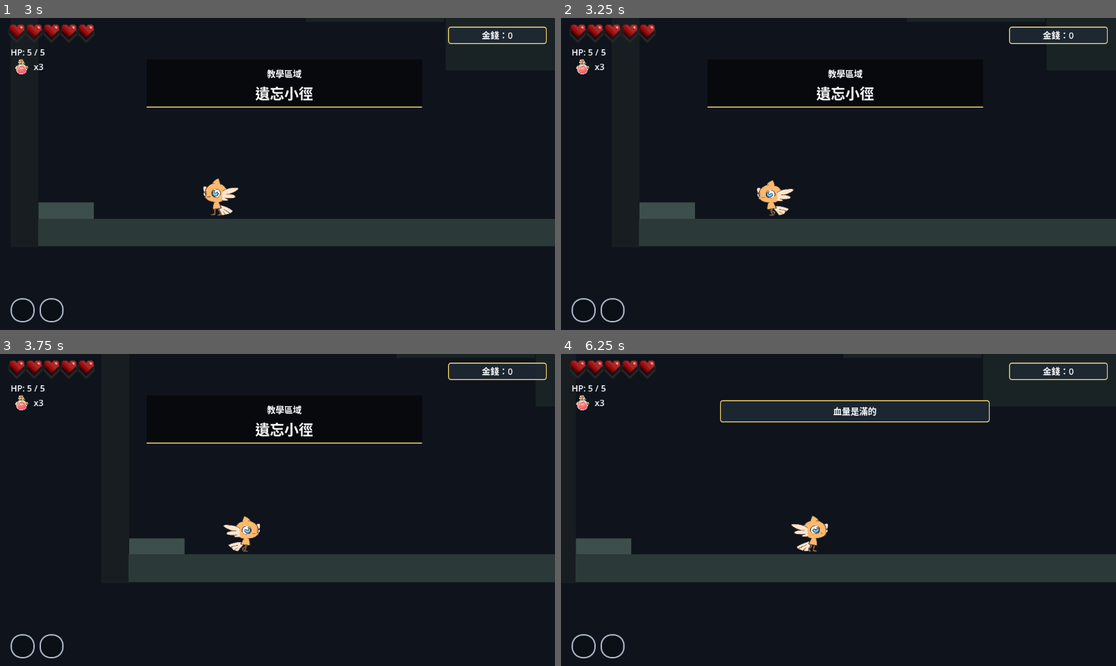
Above: before the commit, frames 1-4 (two rows, left to right).
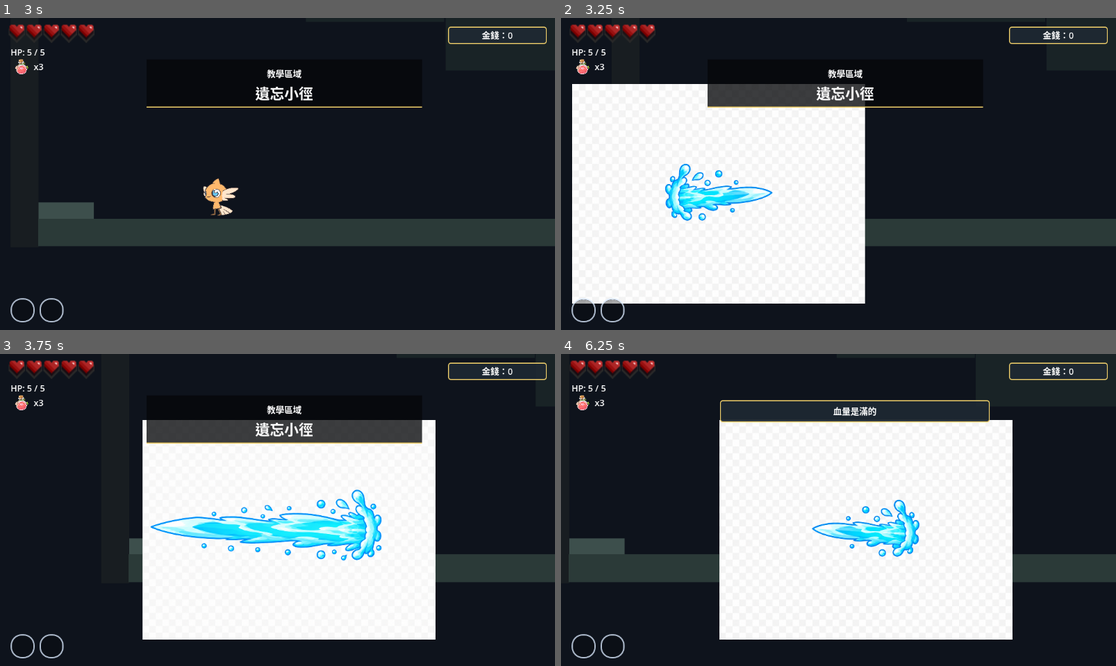
Above: after the commit, the same moments.

Repository: Yiping-01/godot-small
Game: Godot game, scene res://scenes/intro.tscn
Two runs of this game, one before a commit and one after it. Both use one fixed random seed, a clock stepped at 60 frames per second and the inputs below. Video files are missing from this copy of the repository; at most half a second of black plays in their place. Sound files missing from this copy of the repository are replaced by a short silence.
Inputs (mouse positions are in pixels of both pictures, inside the frame that each line leads up to):
- Up to frame 1 (3 s): tap Enter (ui_accept) at 0.5, 2.3 s; move the mouse to (399, 158) at 0.52 s; hold D (move_right) 0.53-1.25 s; tap X (attack) at 0.6 s; tap Z (jump) at 0.77, 2.27 s; tap C (dash) at 0.8, 2.1 s; click "開始新篇章" at 1.25 s; move the mouse to (166, 189) at 2.02 s; hold D (move_right) 2.03-2.78 s; move the mouse to (333, 105) at 2.77 s; hold A (move_left) from 2.78 s (still down); hold Enter (ui_accept) from 2.78 s (still down)
- Up to frame 2 (3.25 s): keep holding A (move_left); keep holding Enter (ui_accept); tap F (far_attack, bound only after the commit) at 3.05 s
- Up to frame 3 (3.75 s): move the mouse to (249, 572) at 3.52 s; release A (move_left) at 3.53 s; release Enter (ui_accept) at 3.53 s; hold D (move_right) from 3.53 s (still down); tap F (far_attack, bound only after the commit) at 3.6 s
- Up to frame 4 (6.25 s): tap Z (jump) at 3.77, 4.52, 5.27 s; tap X (attack) at 3.8, 4.35 s; move the mouse to (1005, 556) at 4.27 s; tap C (dash) at 4.55, 5.1 s; move the mouse to (672, 463) at 5.02 s; release D (move_right) at 5.03 s; hold A (move_left) 5.03-5.78 s; tap Enter (ui_accept) at 5.3 s; move the mouse to (866, 510) at 5.77 s; hold D (move_right) from 5.78 s (still down); hold E (interact) from 5.78 s (still down); tap F (far_attack, bound only after the commit) at 6.05 s

Frame 1 is identical in both runs. In frame 2, 37% of the frame differs, in the area x 2-55%, y 21-92%; in frame 3, 37%; in frame 4, 37%, in the area x 1-82%, y 21-92%.

Commit message:
背景音樂

Diff:
--- a/main_menu.gd
+++ b/main_menu.gd
@@ -31,9 +31,11 @@
 
 	GameState.reset_demo_state()
 	GameState.clear_continue_scene()
+	_play_game_music()
 	get_tree().change_scene_to_file(GameState.DEFAULT_START_SCENE)
 
 func _on_continue_pressed():
+	_play_game_music()
 	get_tree().change_scene_to_file(GameState.prepare_continue_scene())
 
 func _on_quit_pressed():
@@ -52,3 +54,8 @@
 func _on_background_video_finished():
 	background_video.stream_position = 0.0
 	background_video.play()
+
+func _play_game_music() -> void:
+	var music_player := get_node_or_null("/root/MusicPlayer")
+	if music_player != null and music_player.has_method("play_game_music"):
+		music_player.play_game_music()
--- a/project.godot
+++ b/project.godot
@@ -20,6 +20,7 @@
 [autoload]
 
 GameState="*res://scripts/game_state.gd"
+MusicPlayer="*res://scripts/music_player.gd"
 
 [input]
 
@@ -82,6 +83,11 @@
 "events": [Object(InputEventKey,"resource_local_to_scene":false,"resource_name":"","device":-1,"window_id":0,"alt_press …(190 unchanged characters)…
 ]
 }
+far_attack={
+"deadzone": 0.5,
+"events": [Object(InputEventKey,"resource_local_to_scene":false,"resource_name":"","device":-1,"window_id":0,"alt_pressed":false,"shift_pressed":false,"ctrl_pressed":false,"meta_pressed":false,"pressed":false,"keycode":70,"physical_keycode":0,"key_label":0,"unicode":0,"location":0,"echo":false,"script":null)
+]
+}
 
 [layer_names]
 
--- /dev/null
+++ b/scripts/far_attack_projectile.gd
@@ -0,0 +1,64 @@
+extends Area2D
+
+var direction := 1
+var speed := 640.0
+var damage := 1
+var lifetime := 0.55
+var hit_radius := 22.0
+var hit_targets := {}
+
+
+func setup(sprite_frames: SpriteFrames, attack_direction: int, attack_speed: float, attack_damage: int, duration: float, radius: float, effect_scale: Vector2) -> void:
+	direction = attack_direction
+	speed = attack_speed
+	damage = attack_damage
+	lifetime = duration
+	hit_radius = radius
+
+	collision_layer = 8
+	collision_mask = 4
+	monitoring = true
+	monitorable = false
+
+	var shape := CollisionShape2D.new()
+	var circle := CircleShape2D.new()
+	circle.radius = hit_radius
+	shape.shape = circle
+	add_child(shape)
+
+	var sprite := AnimatedSprite2D.new()
+	sprite.sprite_frames = sprite_frames
+	sprite.animation = &"fly"
+	sprite.scale = effect_scale
+	sprite.flip_h = direction < 0
+	add_child(sprite)
+	sprite.play(&"fly")
+
+	body_entered.connect(_on_target_entered)
+	area_entered.connect(_on_target_entered)
+
+
+func _physics_process(delta: float) -> void:
+	position.x += float(direction) * speed * delta
+	lifetime -= delta
+	if lifetime <= 0.0:
+		queue_free()
+
+
+func _on_target_entered(target: Node) -> void:
+	var receiver := _find_damage_receiver(target)
+	if receiver == null or hit_targets.has(receiver.get_instance_id()):
+		return
+
+	hit_targets[receiver.get_instance_id()] = true
+	receiver.call("take_damage", damage, global_position)
+	queue_free()
+
+
+func _find_damage_receiver(target: Node) -> Node:
+	var current := target
+	while current != null:
+		if current.has_method("take_damage"):
+			return current
+		current = current.get_parent()
+	return null
--- /dev/null
+++ b/scripts/music_player.gd
@@ -0,0 +1,39 @@
+extends Node
+
+var game_music := preload("res://scores/game_music.wav")
+var game_music_player: AudioStreamPlayer
+
+
+func _ready() -> void:
+	process_mode = Node.PROCESS_MODE_ALWAYS
+	_ensure_game_music_player()
+
+
+func _ensure_game_music_player() -> void:
+	if game_music_player != null:
+		return
+
+	game_music_player = AudioStreamPlayer.new()
+	game_music_player.name = "GameMusicPlayer"
+	game_music_player.stream = game_music
+	game_music_player.volume_db = 0.0
+	game_music_player.finished.connect(_on_game_music_finished)
+	add_child(game_music_player)
+
+
+func play_game_music() -> void:
+	_ensure_game_music_player()
+
+	if game_music_player.playing:
+		return
+
+	game_music_player.play()
+
+
+func stop_game_music() -> void:
+	if game_music_player != null:
+		game_music_player.stop()
+
+
+func _on_game_music_finished() -> void:
+	play_game_music()
--- a/scripts/player.gd
+++ b/scripts/player.gd
@@ -44,6 +44,11 @@
 @export var charge_attack_cooldown: float = 0.55
 @export var charge_recoil_velocity: float = 260.0
 @export var charge_move_speed_multiplier: float = 0.45
+@export var far_attack_damage: int = 1
+@export var far_attack_speed: float = 640.0
+@export var far_attack_duration: float = 0.55
+@export var far_attack_hit_radius: float = 22.0
+@export var far_attack_effect_scale := Vector2(0.35, 0.35)
 
 @export_category("Camera")
 @export var camera_follow_position := Vector2(80.0, -40.0)
@@ -51,6 +56,14 @@
 @export var camera_follow_smoothing_speed: float = 8.0
 
 const CAMERA_UNBOUNDED_LIMIT := 10000000
+const FAR_ATTACK_TEXTURES: Array[Texture2D] = [
+	preload("res://assets/player/attack_far/far_1.png"),
+	preload("res://assets/player/attack_far/far_2.png"),
+	preload("res://assets/player/attack_far/far_3.png"),
+	preload("res://assets/player/attack_far/far_4.png"),
+	preload("res://assets/player/attack_far/far_5.png"),
+]
+const FAR_ATTACK_PROJECTILE := preload("res://scripts/far_attack_projectile.gd")
 
 @onready var animated_sprite: AnimatedSprite2D = $AnimatedSprite2D
 @onready var attack_area: Area2D = $AttackArea
@@ -112,9 +125,11 @@
 var normal_z_index := 0
 var attack_effect_base_scale := Vector2.ONE
 var charge_effect_base_scale := Vector2.ONE
+var far_attack_frames: SpriteFrames
 
 
 func _ready() -> void:
+	_play_game_music()
 	GameState.refill_health_potions()
 	current_health = float(max_health)
 	respawn_position = _get_spawn_position()
@@ -132,6 +147,7 @@
 	last_attack_cooldown = attack_cooldown
 	attack_effect_base_scale = attack_effect.scale
 	charge_effect_base_scale = charge_effect.scale
+	far_attack_frames = _build_far_attack_frames()
 	active_attack_area = attack_area
 	active_attack_shape = attack_shape
 	_set_all_attack_areas_enabled(false)
@@ -191,6 +207,7 @@
 	_update_wall_slide()
 	_handle_movement(delta)
 	_handle_jump()
+	_handle_far_attack_input()
 	_handle_attack_input(delta)
 	_update_attack(delta)
 
@@ -283,6 +300,16 @@
 		else:
 			_try_attack()
 		_cancel_attack_charge()
+
+
+func _handle_far_attack_input() -> void:
+	if hurt_lock_left > 0.0 or is_attacking or is_dashing or is_charging_attack:
+		return
+
+	if not Input.is_action_just_pressed("far_attack"):
+		return
+
+	_try_far_attack()
 
 
 func _try_attack() -> void:
@@ -309,6 +336,23 @@
 	_play_attack_effect(active_attack_type)
 	_play_audio(attack_audio)
 	_play_player_attack_animation(active_attack_type)
+
+
+func _try_far_attack() -> void:
+	if is_attacking or is_dashing:
+		return
+
+	var input_direction := _get_horizontal_input()
+	if not is_zero_approx(input_direction):
+		facing_direction = int(signf(input_direction))
+		animated_sprite.flip_h = facing_direction > 0
+		_update_attack_area_side()
+
+	is_attacking = true
+	active_attack_type = &"far"
+	_spawn_far_attack_projectile()
+	_play_audio(attack_audio)
+	_play_player_attack_animation(&"side")
 
 
 func _try_charge_attack() -> void:
@@ -392,6 +436,34 @@
 			return current
 		current = current.get_parent()
 	return null
+
+
+func _build_far_attack_frames() -> SpriteFrames:
+	var frames := SpriteFrames.new()
+	frames.add_animation(&"fly")
+	frames.set_animation_loop(&"fly", true)
+	frames.set_animation_speed(&"fly", 18.0)
+	for texture in FAR_ATTACK_TEXTURES:
+		frames.add_frame(&"fly", texture)
+	return frames
+
+
+func _spawn_far_attack_projectile() -> void:
+	if far_attack_frames == null:
+		far_attack_frames = _build_far_attack_frames()
+
+	var projectile := FAR_ATTACK_PROJECTILE.new()
+	get_parent().add_child(projectile)
+	projectile.global_position = global_position + Vector2(46.0 * facing_direction, -6.0)
+	projectile.setup(
+		far_attack_frames,
+		facing_direction,
+		far_attack_speed,
+		far_attack_damage,
+		far_attack_duration,
+		far_attack_hit_radius,
+		far_attack_effect_scale
+	)
 
 
 func _set_all_attack_areas_enabled(enabled: bool) -> void:
@@ -703,6 +775,14 @@
 	var ui := get_tree().get_first_node_in_group("game_ui")
 	if ui != null and ui.has_method("show_toast"):
 		ui.call("show_toast", text, 1.2)
+
+
+func _play_game_music() -> void:
+	var music_player := get_node_or_null("/root/MusicPlayer")
+	if music_player != null and music_player.has_method("play_game_music"):
+		music_player.play_game_music()
+
+
 func _respawn_room_enemies() -> void:
 	var manager := get_tree().get_first_node_in_group("room_manager")
 	if manager != null and manager.has_method("respawn_enemies"):
Binary file added: assets/player/attack_far/far_1.png
Not shown, added: assets/player/attack_far/far_1.png.import
Binary file added: assets/player/attack_far/far_2.png
Not shown, added: assets/player/attack_far/far_2.png.import
Binary file added: assets/player/attack_far/far_3.png
Not shown, added: assets/player/attack_far/far_3.png.import
Binary file added: assets/player/attack_far/far_4.png
Not shown, added: assets/player/attack_far/far_4.png.import
Binary file added: assets/player/attack_far/far_5.png
Not shown, added: assets/player/attack_far/far_5.png.import
Not shown, added: scores/game_music.wav.import
Not shown, added: scripts/far_attack_projectile.gd.uid
(and 2 more such lines)
